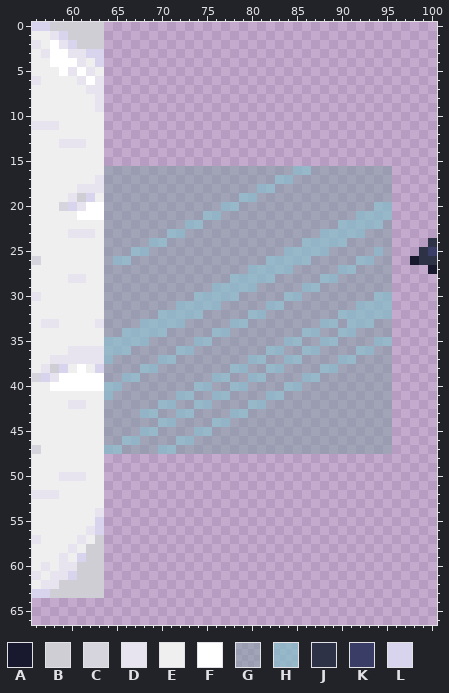
Edited in one commit: pixel-art file (aseprite/snow_world.aseprite). Above: the version before the commit.
200x120 pixels, 1 frame. Colours within 5 levels of each other are drawn and written as one. Shown: x 56..100, y 0..66. The commit also changed other parts of the picture, which this record leaves out.
Palette (. is transparent): A #18192f  B #cfced4  C #d6d5de  D #e7e3ef  E #efefef  F #ffffff  G #809da283  H #85bec8b5  J #2d3247  K #3a3d65  L #d8d4ee
And afterwards:
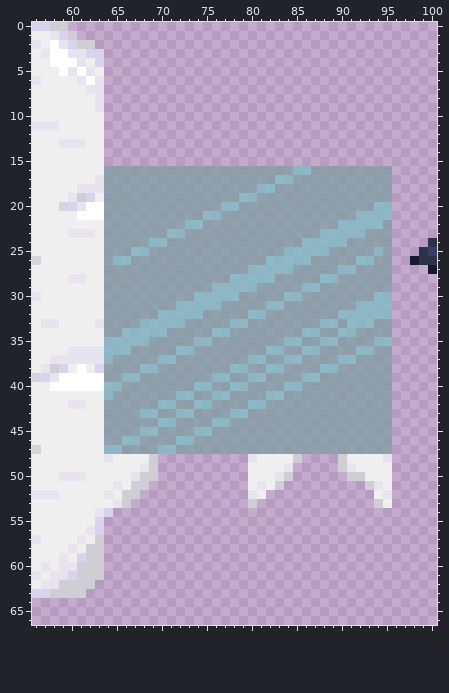
Difference:
colour G: #809da283 -> #809da2c3
colour H: #85bec8b5 -> #85bac4db
Layer "Layer 1":
y 0: x 60..63 BBBB -> ....
y 1: x 61..63 BBB -> ...
y 2: x 63 B -> .
y 48: x 64..69 ...... -> DEEEEB; x 80..85 ...... -> DEEEEB; x 90..95 ...... -> BEEEED
y 49: x 64..69 ...... -> EEEEDB; x 80..84 ..... -> EEEED; x 90..95 ...... -> BDEEEE
y 50: x 64..69 ...... -> EEEDBB; x 80..84 ..... -> EEEDB; x 91..95 ..... -> BBEEE
y 51: x 64..68 ..... -> EDEBB; x 80..83 .... -> EDEB; x 93..95 ... -> BDE
y 52: x 64..67 .... -> DEBB; x 80..81 .. -> DE; x 94..95 .. -> ED
y 53: x 64..66 ... -> EDB; x 80 . -> B; x 94..95 .. -> BE
y 54: x 64 . -> L
y 62: x 63 B -> .
y 63: x 62..63 BB -> ..
